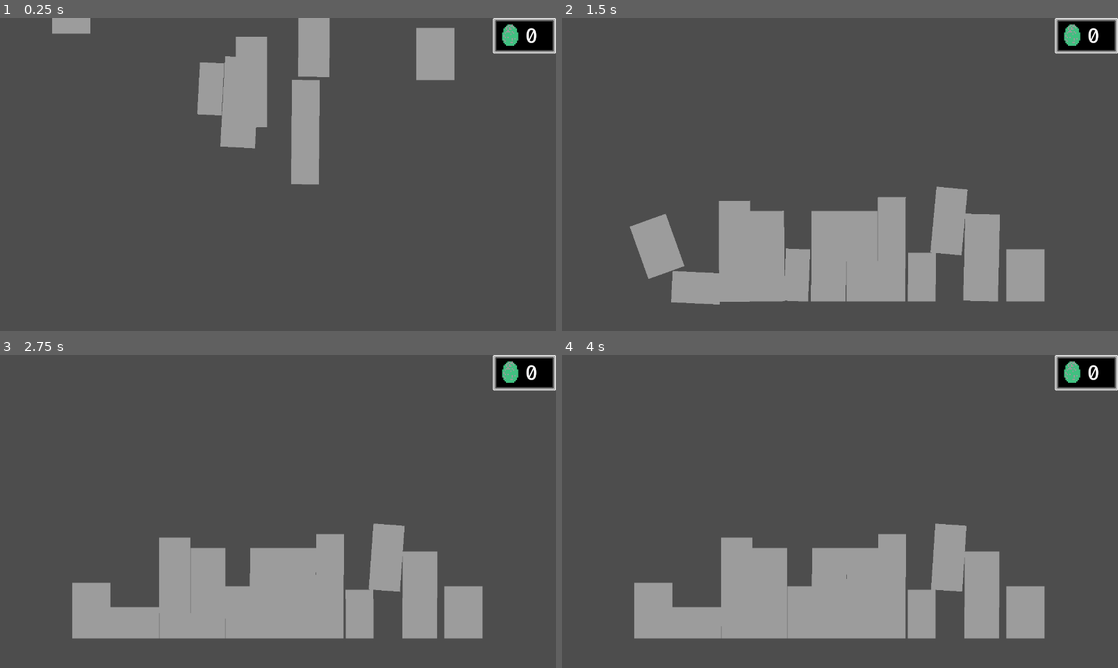
Above: before the commit, frames 1-4 (two rows, left to right).
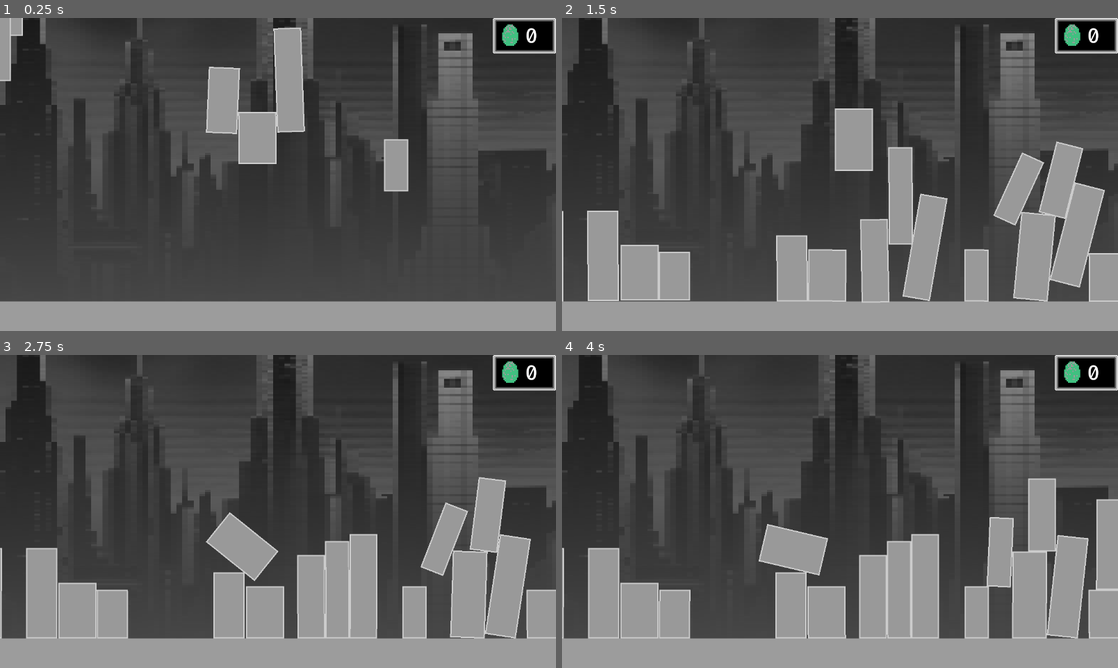
Above: after the commit, the same moments.

Repository: bjornarprytz/goodzilla
Game: Godot game, scene res://main.tscn
Two runs of this game, one before a commit and one after it. Both use one fixed random seed, a clock stepped at 60 frames per second and the inputs below.
Inputs (mouse positions are in pixels of both pictures, inside the frame that each line leads up to):
- Up to frame 1 (0.25 s): no input
- Up to frame 2 (1.5 s): move the mouse to (962, 158) at 0.52 s; hold Up (ui_up) 0.53-1.28 s; hold Right (ui_right) from 0.53 s (still down); click (962, 158) at 0.67 s; move the mouse to (728, 190) at 1.27 s; tap Up (ui_up) at 1.35 s
- Up to frame 3 (2.75 s): tap Up (ui_up) at 1.52, 1.82 s; move the mouse to (333, 442) at 2.02 s; release Right (ui_right) at 2.03 s; hold Left (ui_left) from 2.03 s (still down); hold Up (ui_up) from 2.03 s (still down)
- Up to frame 4 (4 s): move the mouse to (812, 574) at 2.77 s; release Left (ui_left) at 2.78 s; release Up (ui_up) at 2.78 s; hold Right (ui_right) from 2.78 s (still down); tap Up (ui_up) at 2.85, 3.02, 3.32 s; click (812, 574) at 2.92 s; move the mouse to (1006, 558) at 3.52 s; hold Up (ui_up) from 3.53 s (still down)

The runs differ from the first frame. In frame 1, 39% of the frame differs, in the area x 0-100%, y 0-100%; in frame 2, 55%; in frame 3, 53%; in frame 4, 53%.

Commit message:
background parallax

Diff:
--- /dev/null
+++ b/src/background_mist.gdshader
@@ -0,0 +1,26 @@
+shader_type canvas_item;
+
+uniform float mist_height : hint_range(0.0, 1.0) = 0.5;
+uniform float mist_softness : hint_range(0.0, 1.0) = 1.0;
+uniform vec4 mist_color: source_color = vec4(0.8, 0.8, 0.8, 1.0);
+uniform float pixel_size : hint_range(1.0, 200.0) = 200.0; // Pixelation level
+
+void fragment() {
+    // Get the UV coordinates of the current pixel
+    vec2 uv = FRAGCOORD.xy / SCREEN_PIXEL_SIZE;
+
+    // Apply pixelation
+    vec2 pixel_uv = floor(UV * pixel_size) / pixel_size;
+
+    // Sample the texture using the pixelated UV coordinates
+    vec4 color = texture(TEXTURE, pixel_uv);
+
+    // Calculate the mist factor based on the height of the pixel
+    float mist_factor = smoothstep(mist_height, mist_height - mist_softness, UV.y) *1.4;
+
+    // Create the mist color
+    vec4 mist = mist_color * mist_factor;
+
+    // Combine the original pixelated color and the mist
+    COLOR = mix(color, mist, UV.y);
+}
--- a/src/game.gd
+++ b/src/game.gd
@@ -8,8 +8,12 @@
 @onready var repellants: Node = $Repellants
 @onready var game_over_message: PanelContainer = $UI/GameOver
 @onready var game_over_text: RichTextLabel = $UI/GameOver/MarginContainer/GameOverText
+@onready var camera: Camera2D = $Camera2D
+@onready var leftBounds: Node2D = $Left/Mark
+@onready var rightBounds: Node2D = $Right/Mark
 
-const EGG_COUNT = 6
+const EGG_COUNT = 20
+const SKYSCRAPER_COUNT = 20
 var eggs: int = 0
 
 # Called when the node enters the scene tree for the first time.
@@ -17,22 +21,22 @@
 	Events.pickup_egg.connect(on_pickup_egg)
 	Events.game_over.connect(on_game_over)
 
-	for x in range(3):
+	for x in range(5):
 		var r = Create.Repellant()
 
-		r.position = Vector2(randf_range(10.0, 1000.0), randf_range(500.0, 600.0))
+		r.position = Vector2(randf_range(leftBounds.position.x, rightBounds.position.x), randf_range(500.0, 600.0))
 		repellants.add_child(r)
 
 	goodzilla.process_mode = Node.PROCESS_MODE_DISABLED
 	goodzilla.hide()
 	Engine.time_scale = 2.0
-	for x in range(12):
+	for x in range(SKYSCRAPER_COUNT):
 		await get_tree().create_timer(.05).timeout
 
 		var s = Create.Skyscraper()
 
 		skyscrapers.add_child(s)
-		s.position = Vector2(randf_range(10.0, 1000.0), randf_range(0.0, 400.0))
+		s.position = Vector2(randf_range(leftBounds.position.x, rightBounds.position.x), randf_range(0.0, 400.0))
 		s.settle()
 
 
@@ -47,7 +51,7 @@
 		await get_tree().create_timer(.1).timeout
 		var e = Create.Egg()
 
-		e.position = Vector2(randf_range(10.0, 1000.0), randf_range(0.0, 100.0))
+		e.position = Vector2(randf_range(leftBounds.position.x, rightBounds.position.x), 0.0)
 		eggcontainer.add_child(e)
 
 	# Decrease clock speed
@@ -55,6 +59,8 @@
 	goodzilla.show()
 	goodzilla.process_mode = Node.PROCESS_MODE_INHERIT
 
+func _process(delta: float) -> void:
+	camera.position.x = goodzilla.position.x
 
 func on_pickup_egg():
 	eggs += 1
--- a/src/game.tscn
+++ b/src/game.tscn
@@ -1,37 +1,71 @@
-[gd_scene load_steps=7 format=3 uid="uid://vuse4byfrc4k"]
+[gd_scene load_steps=10 format=3 uid="uid://vuse4byfrc4k"]
 
 [ext_resource type="Script" path="res://game.gd" id="1_ikkha"]
+[ext_resource type="Shader" path="res://background_mist.gdshader" id="2_8y77d"]
 [ext_resource type="PackedScene" uid="uid://blewnknkud5e2" path="res://player/goodzilla.tscn" id="2_h2c03"]
 [ext_resource type="Texture2D" uid="uid://c516wh6ttnlk1" path="res://assets/egg.png" id="3_0j7ul"]
+[ext_resource type="Texture2D" uid="uid://b7g7q6yoa8jwv" path="res://assets/city-background.png" id="4_mix17"]
+
+[sub_resource type="ShaderMaterial" id="ShaderMaterial_3vg3n"]
+shader = ExtResource("2_8y77d")
+shader_parameter/mist_height = 0.083
+shader_parameter/mist_softness = 1.0
+shader_parameter/mist_color = Color(0.611765, 0.611765, 0.611765, 1)
+shader_parameter/pixel_size = 180.0
 
 [sub_resource type="WorldBoundaryShape2D" id="WorldBoundaryShape2D_m8ic3"]
 distance = -652.0
 
 [sub_resource type="WorldBoundaryShape2D" id="WorldBoundaryShape2D_rb4uc"]
 normal = Vector2(1, 0)
-distance = 22.0
+distance = -397.0
 
 [sub_resource type="WorldBoundaryShape2D" id="WorldBoundaryShape2D_fc8qd"]
 normal = Vector2(-1, 0)
-distance = -1256.0
+distance = -1556.0
 
 [node name="Game" type="Node2D"]
 script = ExtResource("1_ikkha")
+
+[node name="Parallax2D" type="Parallax2D" parent="."]
+scroll_scale = Vector2(0.2, 0.2)
+
+[node name="Sprite2D" type="Sprite2D" parent="Parallax2D"]
+material = SubResource("ShaderMaterial_3vg3n")
+position = Vector2(621.132, 280.25)
+scale = Vector2(1.60231, 1.60231)
+texture = ExtResource("4_mix17")
+
+[node name="Camera2D" type="Camera2D" parent="."]
+position = Vector2(643, 360)
 
 [node name="Floor" type="StaticBody2D" parent="."]
 
 [node name="Bounds2" type="CollisionShape2D" parent="Floor"]
 shape = SubResource("WorldBoundaryShape2D_m8ic3")
 
+[node name="ColorRect" type="ColorRect" parent="Floor"]
+offset_left = -3559.0
+offset_top = 652.0
+offset_right = 4828.0
+offset_bottom = 736.0
+color = Color(0.611765, 0.611765, 0.611765, 1)
+
 [node name="Left" type="StaticBody2D" parent="."]
 
 [node name="Bounds" type="CollisionShape2D" parent="Left"]
 shape = SubResource("WorldBoundaryShape2D_rb4uc")
 
+[node name="Mark" type="Node2D" parent="Left"]
+position = Vector2(-396, 2)
+
 [node name="Right" type="StaticBody2D" parent="."]
 
 [node name="Bounds" type="CollisionShape2D" parent="Right"]
 shape = SubResource("WorldBoundaryShape2D_fc8qd")
+
+[node name="Mark" type="Node2D" parent="Right"]
+position = Vector2(1558, 2)
 
 [node name="Goodzilla" parent="." instance=ExtResource("2_h2c03")]
 position = Vector2(666, 222)
--- a/src/player/goodzilla.gd
+++ b/src/player/goodzilla.gd
@@ -36,9 +36,9 @@
 
 func handle_input() -> void:
 	# Horizontal movement
-	if Input.is_action_pressed("ui_right"):
+	if Input.is_action_pressed("right"):
 		velocity.x = speed
-	elif Input.is_action_pressed("ui_left"):
+	elif Input.is_action_pressed("left"):
 		velocity.x = -speed
 	elif is_on_floor():
 		velocity.x = 0
@@ -46,9 +46,9 @@
 	# Wall climbing
 	if is_climbing:
 		velocity.y = 0
-		if Input.is_action_pressed("ui_up"):
+		if Input.is_action_pressed("up"):
 			velocity.y = -wall_climb_speed
-		elif Input.is_action_pressed("ui_down"):
+		elif Input.is_action_pressed("down"):
 			velocity.y = wall_climb_speed
 
 	# Jumping
--- a/src/project.godot
+++ b/src/project.godot
@@ -41,6 +41,29 @@
 "mipmaps/generate": true
 }
 
+[input]
+
+left={
+"deadzone": 0.5,
+"events": [Object(InputEventKey,"resource_local_to_scene":false,"resource_name":"","device":-1,"window_id":0,"alt_pressed":false,"shift_pressed":false,"ctrl_pressed":false,"meta_pressed":false,"pressed":false,"keycode":0,"physical_keycode":65,"key_label":0,"unicode":97,"location":0,"echo":false,"script":null)
+]
+}
+right={
+"deadzone": 0.5,
+"events": [Object(InputEventKey,"resource_local_to_scene":false,"resource_name":"","device":-1,"window_id":0,"alt_pressed":false,"shift_pressed":false,"ctrl_pressed":false,"meta_pressed":false,"pressed":false,"keycode":0,"physical_keycode":68,"key_label":0,"unicode":100,"location":0,"echo":false,"script":null)
+]
+}
+up={
+"deadzone": 0.5,
+"events": [Object(InputEventKey,"resource_local_to_scene":false,"resource_name":"","device":-1,"window_id":0,"alt_pressed":false,"shift_pressed":false,"ctrl_pressed":false,"meta_pressed":false,"pressed":false,"keycode":0,"physical_keycode":87,"key_label":0,"unicode":119,"location":0,"echo":false,"script":null)
+]
+}
+down={
+"deadzone": 0.5,
+"events": [Object(InputEventKey,"resource_local_to_scene":false,"resource_name":"","device":-1,"window_id":0,"alt_pressed":false,"shift_pressed":false,"ctrl_pressed":false,"meta_pressed":false,"pressed":false,"keycode":0,"physical_keycode":83,"key_label":0,"unicode":115,"location":0,"echo":false,"script":null)
+]
+}
+
 [rendering]
 
 renderer/rendering_method="gl_compatibility"
--- a/src/world/skyscraper.tscn
+++ b/src/world/skyscraper.tscn
@@ -1,9 +1,15 @@
-[gd_scene load_steps=4 format=3 uid="uid://4bfuqdmsdfnx"]
+[gd_scene load_steps=5 format=3 uid="uid://4bfuqdmsdfnx"]
 
 [ext_resource type="Script" path="res://world/skyscraper.gd" id="1_rxrpg"]
 
 [sub_resource type="PhysicsMaterial" id="PhysicsMaterial_mfp18"]
 bounce = 0.81
+
+[sub_resource type="StyleBoxFlat" id="StyleBoxFlat_lpif0"]
+border_width_left = 3
+border_width_top = 3
+border_width_right = 3
+border_width_bottom = 3
 
 [sub_resource type="RectangleShape2D" id="RectangleShape2D_g5ajj"]
 size = Vector2(40, 40)
@@ -14,10 +20,10 @@
 max_contacts_reported = 5
 script = ExtResource("1_rxrpg")
 
-[node name="Shape" type="ColorRect" parent="."]
+[node name="Shape" type="Panel" parent="."]
 offset_top = -40.0
 offset_right = 40.0
-color = Color(0.611765, 0.611765, 0.611765, 1)
+theme_override_styles/panel = SubResource("StyleBoxFlat_lpif0")
 
 [node name="Collision" type="CollisionShape2D" parent="."]
 position = Vector2(20, -20)
Binary file added: src/assets/city-background.png
Not shown, added: src/assets/city-background.png.import
Not shown, changed: readme.md
